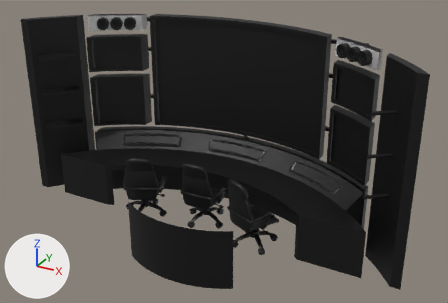
The glTF model public/home/control2.glb as it was, and as the next commit left it.
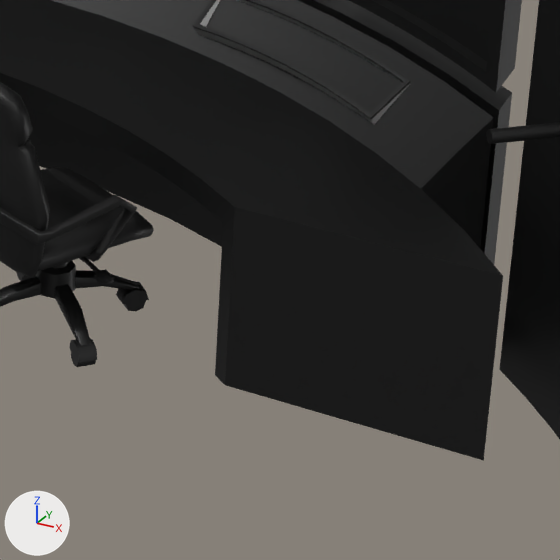
The first picture shows the older version from a 50 mm lens placed at (9.11, -13.16, 10.3), pointed at (0.41, 2.66, 2.39). The close-ups show both versions on the part from 54% to 85% of the width and 54% to 100% of the height of that picture; other places that the commit changed are outside them. The axes (+X, +Y, +Z) are drawn at lower left. The lights are the same throughout. Where no turn or scale is listed for an object, it has been applied to the vertices.

In view in the first close-up: 'Body1', 'Body13', 'Body3', 'Body47.001', 'Body59', 'Body71', 'Body72', 'Computer Chair.002'.
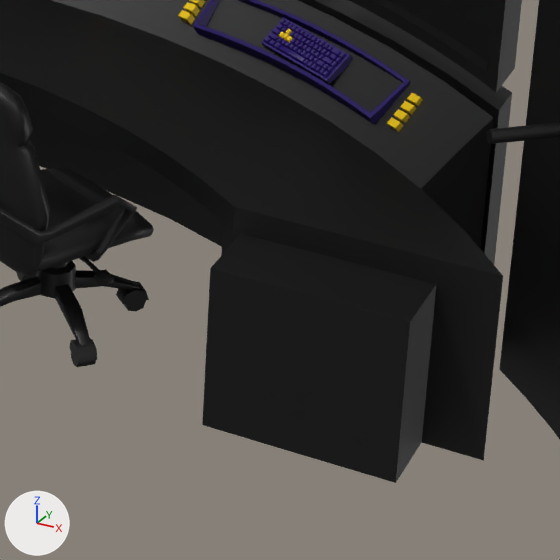
The edits, one by one:
Material 'Material.004' (mat_material_004) is new.
Its base color is (0.0123, 0.0, 0.117) (dark purple #1d0060).
Its metallic is 0.418.
Material 'Material.008' (mat_material_008) is new.
Its base color is (0.0123, 0.0, 0.117) (dark purple #1d0060).
Material 'Material.009' (mat_material_009) is new.
Its base color is (0.799, 0.546, 0.0) (yellow #e7c300).
Material 'Material.005' (mat_material_005) is new.
Its base color is (0.799, 0.546, 0.0) (yellow #e7c300).
Its metallic is 0.5.
me_body72 has 104 vertices, 208 faces and spans x 2.19..4.21, y 2.93..4.14, z 1.59..1.95.
me_body72 no longer uses material mat_steel___satin_002 (light grey #d0d0d0).
me_body72 now uses material mat_material_004 (dark purple #1d0060).
Mesh me_cube_003 is new.
It has 2280 vertices, 4144 faces and spans x -0.423..0.405, y -0.329..0.297, z -0.064..0.145.
Faces by material slot: [3966, 178].
It uses material mat_material_008 (dark purple #1d0060).
It uses material mat_material_009 (yellow #e7c300).
Mesh me_body97 is new.
It has 150 vertices, 296 faces and spans x 3.554..5.002, y 0.95..1.5, z 0.0..1.3.
It uses material mat_steel___satin (black #000000).
Mesh me_body94 is new.
It has 14 vertices, 24 faces and spans x 2.0311..2.1646, y 3.8897..4.0274, z 1.6702..1.789.
It uses material mat_material_005 (yellow #e7c300).
Mesh me_body92 is new.
It has 14 vertices, 24 faces and spans x 2.0115..2.1449, y 3.8316..3.9693, z 1.6189..1.7377.
It uses material mat_material_005 (yellow #e7c300).
Mesh me_body91 is new.
It has 14 vertices, 24 faces and spans x 4.126..4.2692, y 2.8361..2.981, z 1.6189..1.7377.
It uses material mat_material_005 (yellow #e7c300).
Mesh me_body89 is new.
It has 14 vertices, 24 faces and spans x 4.1555..4.2987, y 2.8899..3.0349, z 1.6702..1.789.
It uses material mat_material_005 (yellow #e7c300).
Mesh me_body88 is new.
It has 14 vertices, 24 faces and spans x 4.2144..4.3577, y 2.9976..3.1426, z 1.7728..1.8916.
It uses material mat_material_005 (yellow #e7c300).
Mesh me_body7213 is new.
It has 14 vertices, 24 faces and spans x 2.0508..2.1843, y 3.9479..4.0856, z 1.7215..1.8403.
It uses material mat_material_005 (yellow #e7c300).
Mesh me_body721111 is new.
It has 14 vertices, 24 faces and spans x 4.185..4.3282, y 2.9438..3.0887, z 1.7215..1.8403.
It uses material mat_material_005 (yellow #e7c300).
Object 'NK.002' (ob_nk_002) is new; it shows me_cube_003.
Its location is (3.239, 3.594, 1.759).
Object 'Body97' (ob_body97) is new; it shows me_body97.
Its location is (0.0, 0.0, 0.0).
Object 'Body94' (ob_body94) is new; it shows me_body94.
Its location is (0.0, 0.0, 0.0).
Object 'Body92' (ob_body92) is new; it shows me_body92.
Its location is (0.0, 0.0, 0.0).
Object 'Body91' (ob_body91) is new; it shows me_body91.
Its location is (0.0, 0.0, 0.0).
Object 'Body89' (ob_body89) is new; it shows me_body89.
Its location is (0.0, 0.0, 0.0).
Object 'Body88' (ob_body88) is new; it shows me_body88.
Its location is (0.0, 0.0, 0.0).
Object 'Body7213' (ob_body7213) is new; it shows me_body7213.
Its location is (0.0, 0.0, 0.0).
Object 'Body721111' (ob_body721111) is new; it shows me_body721111.
Its location is (0.0, 0.0, 0.0).

Pixel boxes (x1, y1, x2, y2) of what changed, in the close-ups (560 x 560 px):
'Body97', added (black): after (202, 234, 436, 483)
'NK.002', added: after (261, 17, 353, 84)
'Body72', recoloured: (194, 0, 410, 125) in both
'Body92', added: after (178, 10, 195, 25)
'Body91', added: after (387, 117, 404, 132)
'Body94', added: after (183, 2, 200, 16)
'Body89', added: after (394, 109, 410, 123)
'Body721111', added: after (400, 101, 417, 115)
'Body88', added: after (407, 93, 423, 106)
'Body7213', added: after (189, 0, 205, 8)
